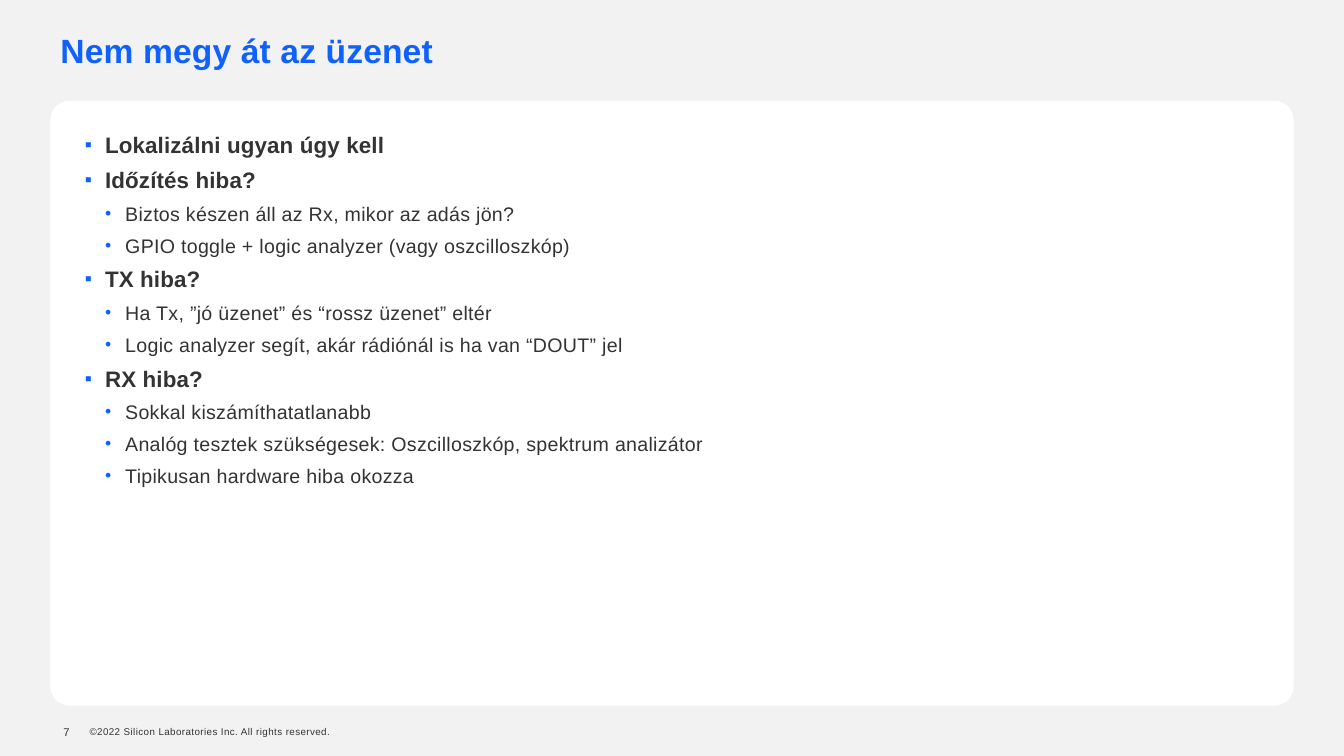
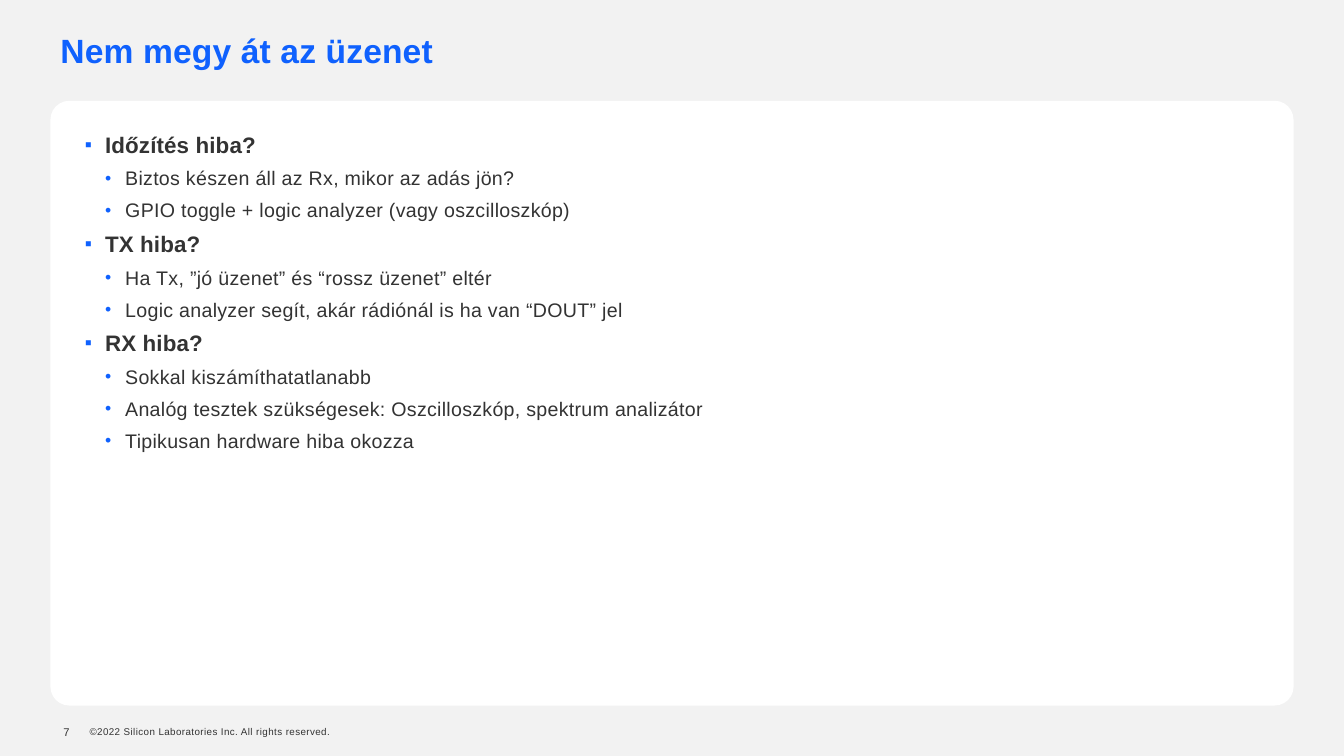
Before and after one commit to andrasbiro-silabs/cansat-bug-presentation, a slide deck: slide 7 of cansat_debug.pptx. Drawn at 1344x756 pixels with LibreOffice and Linux fonts; fonts in the diff are those of the drawing; background and template pictures are left out. Boxes give left, top, right and bottom in pixels: in the first picture for what was removed or moved away, otherwise in the second. Text is boxed around its words. In the diff, an @@ line names an element or a change of style, - is before the commit and + after.

```diff
--- a/cansat_debug.pptx
+++ b/cansat_debug.pptx
@@ text at <box>105,136,384,158</box>: paragraph removed @@
-▪ Lokalizálni ugyan úgy kell
```
Also in this commit, not shown: 4 other slides changed, 1 slide removed, 1 other file.
